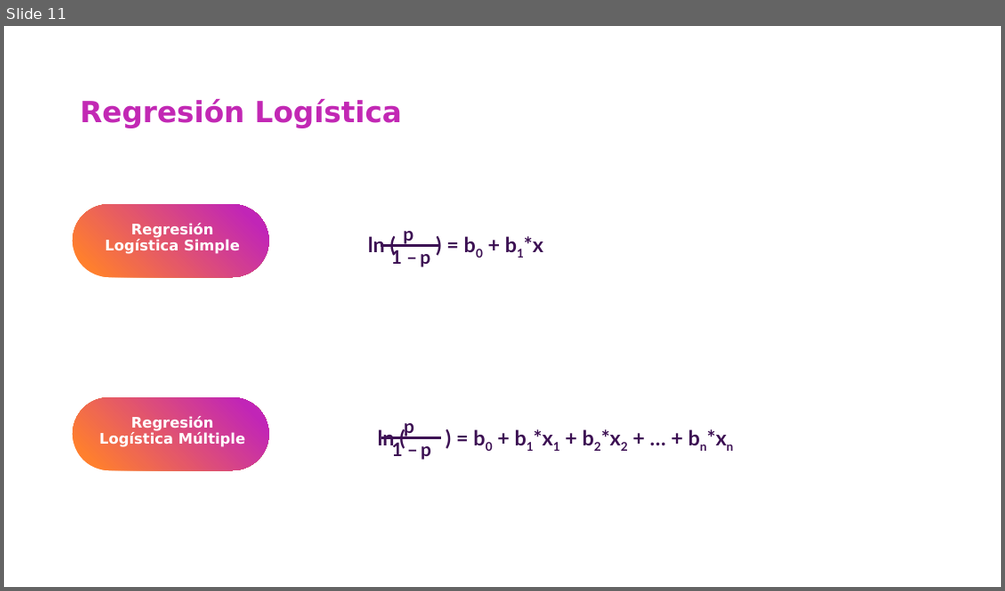
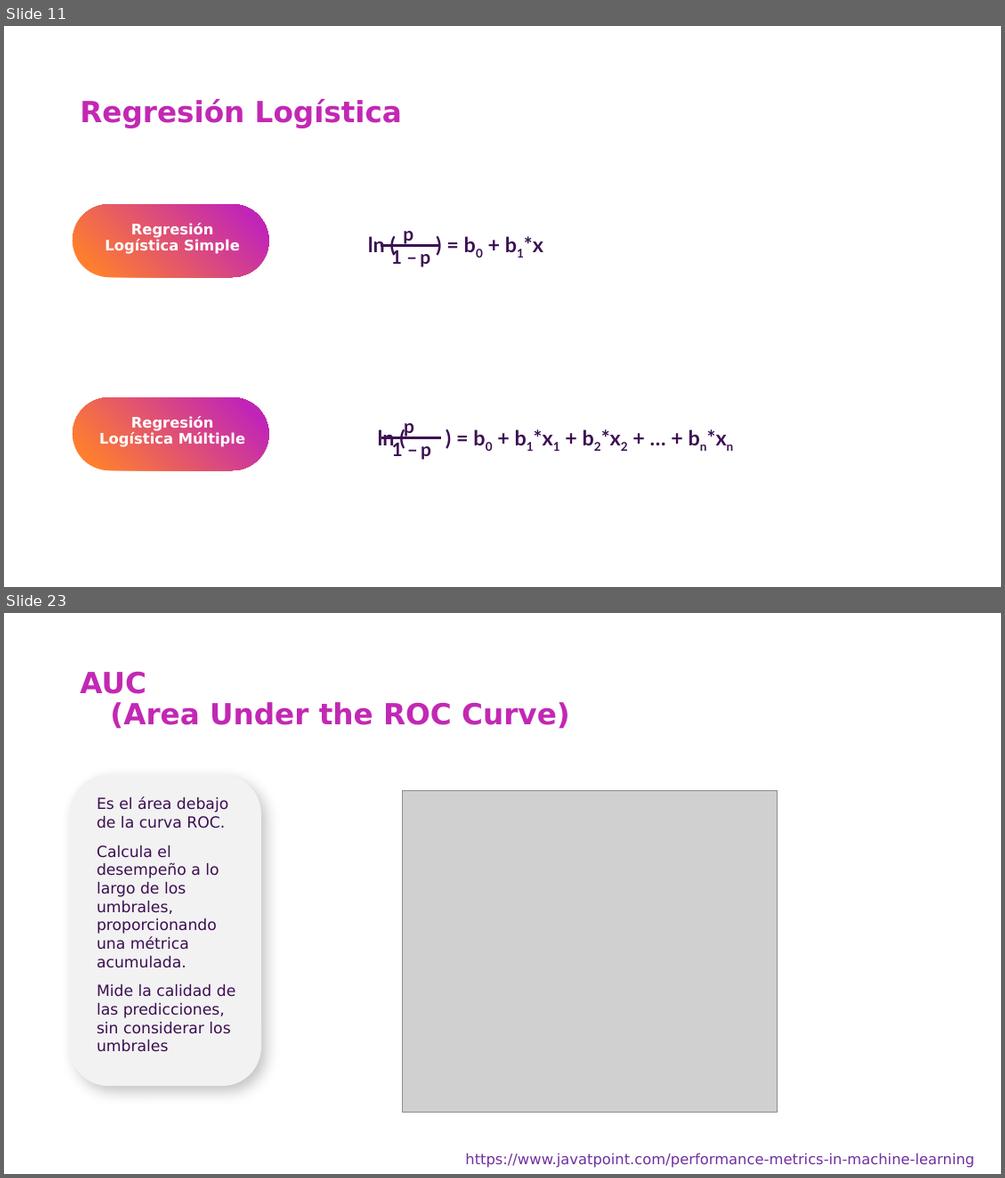
Before and after one commit to csameshiman/Axity_Curso_ML_2023, a slide deck: Diapositivas/Parte 03.Clasificación/Sección 03.1.Logistic Regression/Logistic_Regression.pptx. Shown one above the other, each under a label of ours: slide 11 before the commit, slides 11 and 23 after it; the slides between them are not shown. The pictures are 1005x591 and 1005x1178 pixels, drawn with LibreOffice and Linux fonts; fonts in the diff are those of the drawing; grey boxes stand for pictures; background and template pictures are left out. Boxes give left, top, right and bottom in pixels: in the first picture for what was removed or moved away, otherwise in the second. Text is boxed around its words. In the diff, an @@ line names an element or a change of style, - is before the commit and + after.

```diff
--- a/Diapositivas/Parte 03.Clasificación/Sección 03.1.Logistic Regression/Logistic_Regression.pptx
+++ b/Diapositivas/Parte 03.Clasificación/Sección 03.1.Logistic Regression/Logistic_Regression.pptx
@@ slide 23 added at (x1=4, y1=613, x2=1001, y2=1174), background picture (left out) @@
@@ title added at (x1=80, y1=671, x2=570, y2=729), 28 pt, text #C228B4, bold @@
+AUC
+(Area Under the ROC Curve)
@@ rounded rectangle added at (x1=70, y1=774, x2=262, y2=1086), fill #F2F2F2 @@
@@ text added at (x1=97, y1=797, x2=236, y2=1052), 14.8 pt, text #3C0E52 @@
+Es el área debajo de la curva ROC.
+Calcula el desempeño a lo largo de los umbrales, proporcionando una métrica acumulada.
+Mide la calidad de las predicciones, sin considerar los umbrales
@@ picture added at (x1=403, y1=791, x2=778, y2=1111) @@
@@ text added at (x1=465, y1=1152, x2=974, y2=1167), 14 pt, text #7030A0 @@
+https://www.javatpoint.com/performance-metrics-in-machine-learning
```
Also in this commit, not shown: 11 other slides added.
